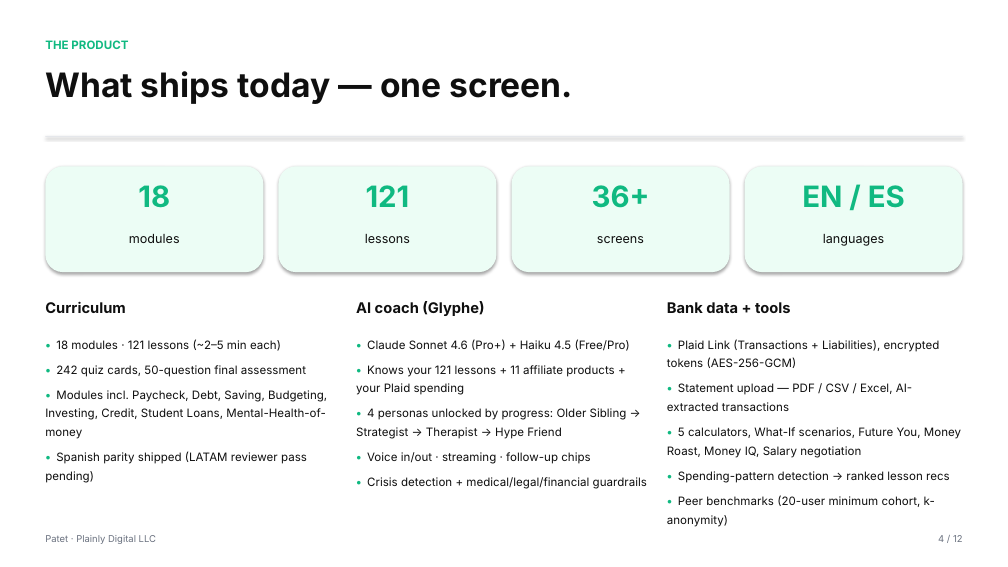
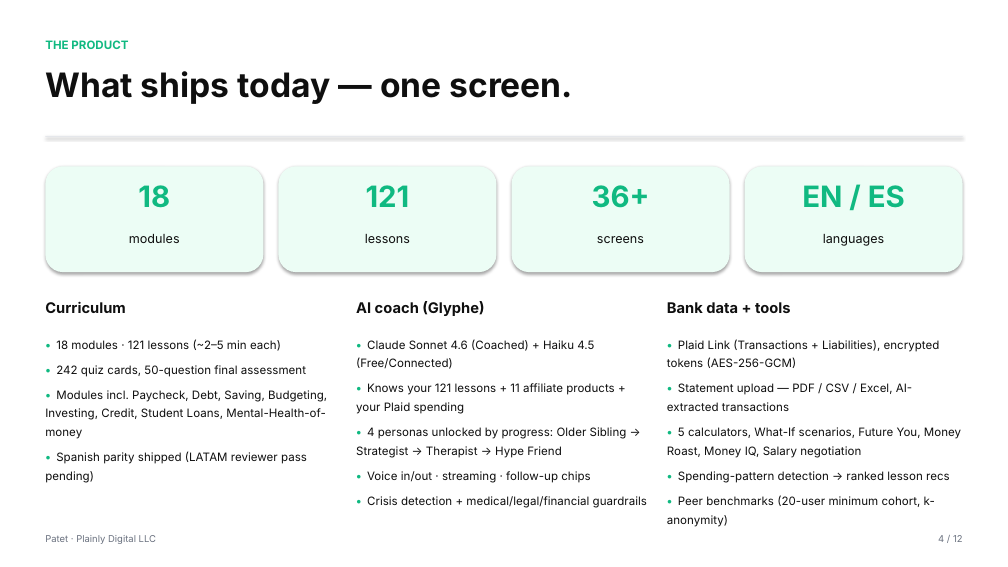
Before and after one commit to jbrock1981/PlainlyDigital, a slide deck: slide 4 of legal/PATET_PLAID_PARTNERSHIP_DECK.pptx. Drawn at 1008x567 pixels with LibreOffice and Linux fonts; fonts in the diff are those of the drawing. Boxes give left, top, right and bottom in pixels: in the first picture for what was removed or moved away, otherwise in the second. Text is boxed around its words. In the diff, an @@ line names an element or a change of style, - is before the commit and + after.

```diff
--- a/legal/PATET_PLAID_PARTNERSHIP_DECK.pptx
+++ b/legal/PATET_PLAID_PARTNERSHIP_DECK.pptx
@@ text at bbox=[356, 339, 594, 369]: text changed @@
-• Claude Sonnet 4.6 (Pro+) + Haiku 4.5 (Free/Pro)
+• Claude Sonnet 4.6 (Coached) + Haiku 4.5 (Free/Connected)
```
Also in this commit, not shown: 2 other slides changed, 3 other files.
